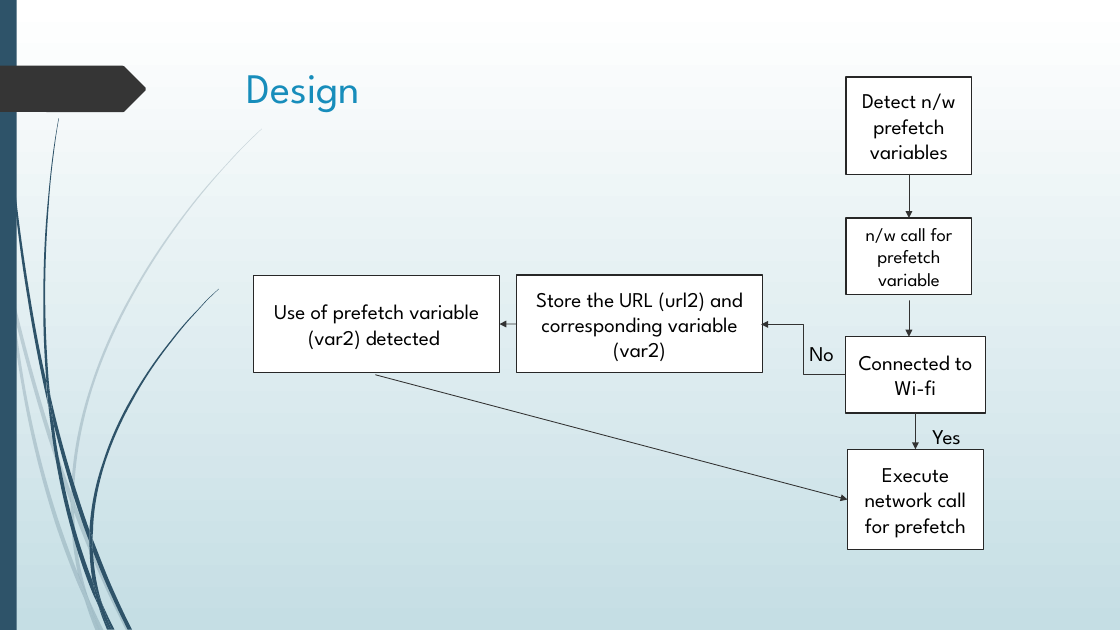
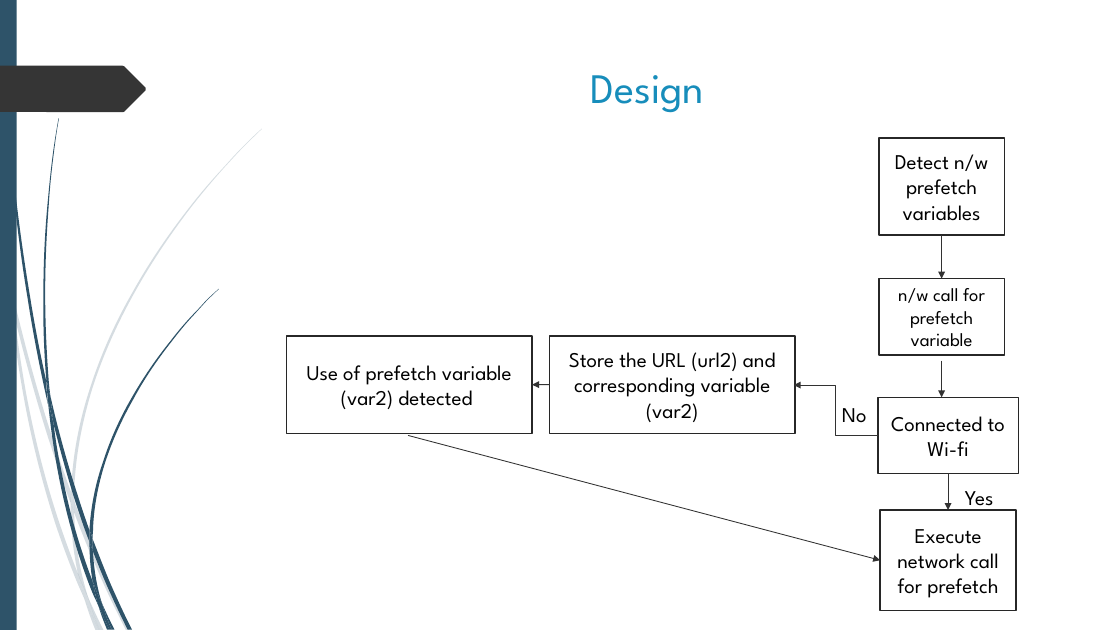
Before and after one commit to shahamish150294/PrefetchProcrastinatorAndroid, a slide deck: slide 4 of Prefetch Procrastinator Final Presentation.pptx (slide 10 before the commit). Drawn at 1120x630 pixels with LibreOffice and Linux fonts; fonts in the diff are those of the drawing. Boxes give left, top, right and bottom in pixels: in the first picture for what was removed or moved away, otherwise in the second. Text is boxed around its words. In the diff, an @@ line names an element or a change of style, - is before the commit and + after.

```diff
--- a/Prefetch Procrastinator Final Presentation.pptx
+++ b/Prefetch Procrastinator Final Presentation.pptx
@@ background gradient #FFFFFF to #C5DEE5 to #FFFFFF @@
@@ title "Design" at (591, 75, 704, 113): alignment left to centre @@
@@ 2 arrows, 1 text, 1 rectangle: place and size @@
-2 arrows, 1 text, 1 rectangle at (376, 276, 848, 500)
+2 arrows, 1 text, 1 rectangle at (408, 336, 881, 560)
@@ 5 rectangles, 3 arrows, 1 text, 1 elbow arrow: place and size @@
-5 rectangles, 3 arrows, 1 text, 1 elbow arrow at (254, 77, 986, 550)
+5 rectangles, 3 arrows, 1 text, 1 elbow arrow at (287, 138, 1018, 611)
```
Also in this commit, not shown: 14 other slides changed, 6 slides removed.
